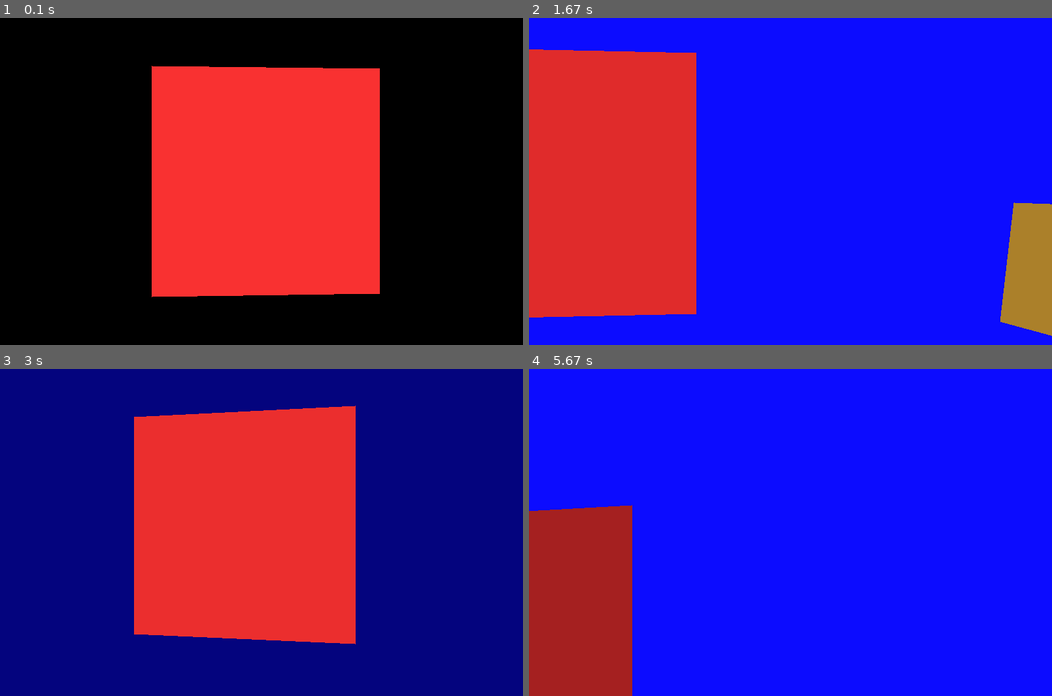
Above: before the commit, frames 1-4 (two rows, left to right).
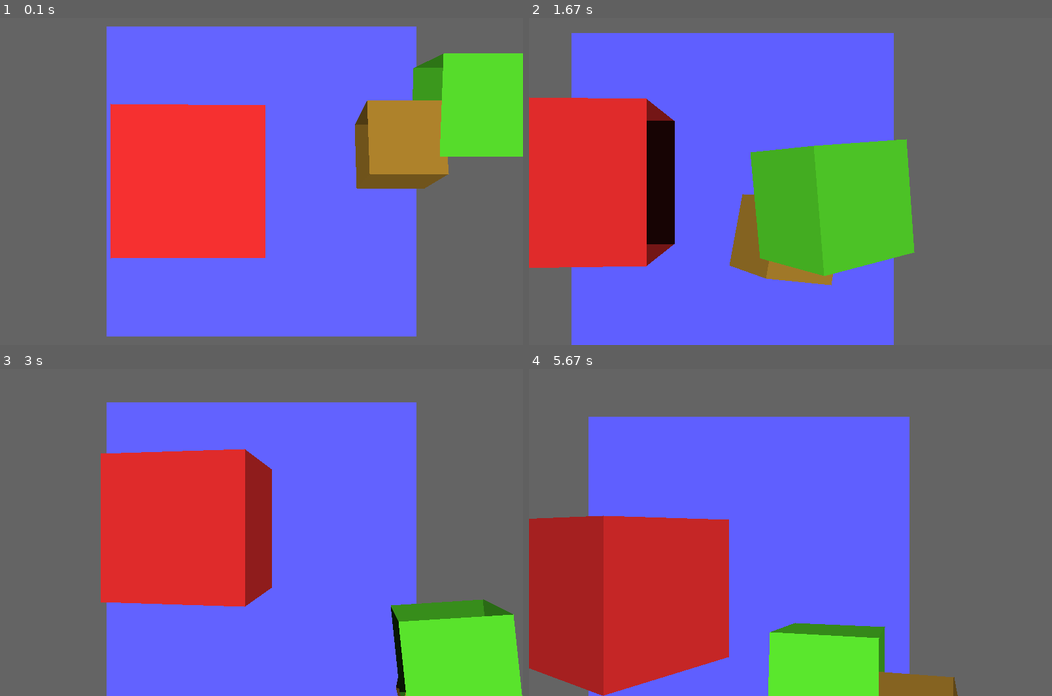
Above: after the commit, the same moments.

Repository: aaronpwinter/3d_space
Game: pygame game, started from pygame_example.py
Same seed, same stepped clock (60 frames per second), same inputs: the game is played once before the commit and once after it.
Inputs (mouse positions are in pixels of both pictures, inside the frame that each line leads up to):
- Up to frame 1 (0.1 s): no input
- Up to frame 2 (1.67 s): hold D 0.33-0.8 s; move the mouse to (769, 194) at 0.37 s; hold W 0.83-1.13 s; move the mouse to (957, 171) at 0.87 s; tap Space at 0.9, 1.23, 1.53 s; hold D 1.17-1.63 s; move the mouse to (790, 204) at 1.2 s
- Up to frame 3 (3 s): hold A 1.67-2.2 s; move the mouse to (135, 535) at 1.7 s; tap Space at 1.73, 2.03, 2.3, 2.63 s; hold S 2.23-2.53 s; move the mouse to (313, 604) at 2.27 s; tap Shift at 2.38 s; hold A 2.57-2.97 s; move the mouse to (99, 607) at 2.6 s
- Up to frame 4 (5.67 s): hold W 3-3.37 s; move the mouse to (868, 418) at 3.03 s; tap Space at 3.07, 3.47, 3.77, 4.13, 4.53, 4.83, 5.03, 5.33, 5.53 s; hold D 3.4-4.03 s; move the mouse to (984, 646) at 3.43 s; tap Shift at 3.55, 5.12 s; hold S 4.07-4.43 s; move the mouse to (853, 561) at 4.1 s; hold A 4.47-4.93 s; move the mouse to (800, 421) at 4.5 s; hold D 4.97-5.43 s; move the mouse to (664, 467) at 5 s; hold W from 5.47 s (still down); move the mouse to (602, 522) at 5.5 s

The runs differ from the first frame. In frame 1, 90% of the frame differs, in the area x 0-100%, y 0-100%; in frame 2, 88%; in frame 3, 90%; in frame 4, 93%.

Commit message:
changed example

Diff:
--- a/pygame_example.py
+++ b/pygame_example.py
@@ -69,11 +69,11 @@
         #self._shapes.append(shapes.Triangle(Vector(-100,100,100),Vector(100,100,100),Vector(0,100,200),(100,255,100),outline=(0,0,0)))
         #self._shapes.append(shapes.Triangle(Vector(100,100,100),Vector(0,0,100),Vector(0,100,200),(100,100,255),outline=(0,0,0)))
         #self._shapes.append(shapes.Triangle(Vector(-100,100,100),Vector(0,100,200),Vector(0,0,100),(255,255,100),outline=(0,0,0)))
-        self._model = models.Cube(200,(255,50,50),location = Vector(0,0,500),rotation=Rotation(0,0,0))
-        self._model2 = Model(location = Vector(400,40,300))
+        self._model = models.Cube(200,(255,50,50),location = Vector(-100,0,700),rotation=Rotation(0,0,0))
+        self._model2 = Model(location = Vector(200,40,500))
         self._model2.add_object(models.Cube(100,(100,255,50),location = Vector(30,40,0),rotation=Rotation(.1,0,0)))
         self._model2.add_object(models.Cube(78,(200,150,50),location = Vector(-50,-2,3),rotation=Rotation(-.2,0,0)))
-        self._model3 = models.Cube(1000,(100,100,2555),location = Vector(0,0,0),rotation=Rotation(0,0,0))
+        self._model3 = models.Cube(1000,(100,100,2555),location = Vector(0,0,2000),rotation=Rotation(0,0,0))
         self._shapes.append(self._model)
         self._shapes.append(self._model2)
         self._shapes.append(self._model3)
